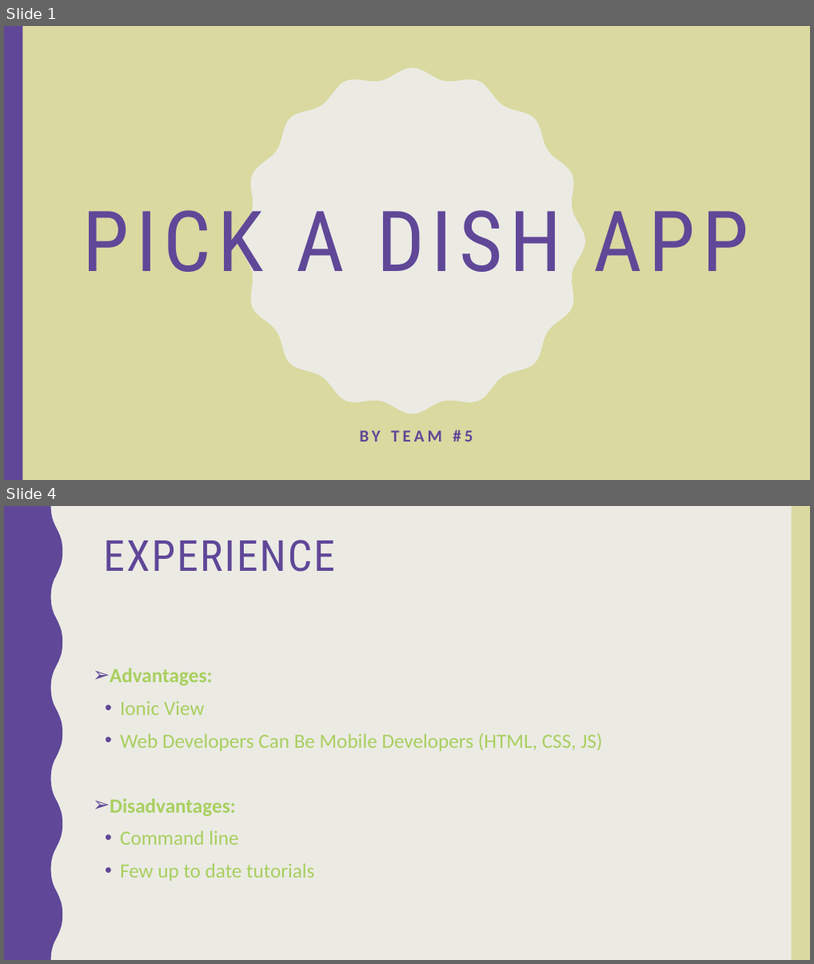
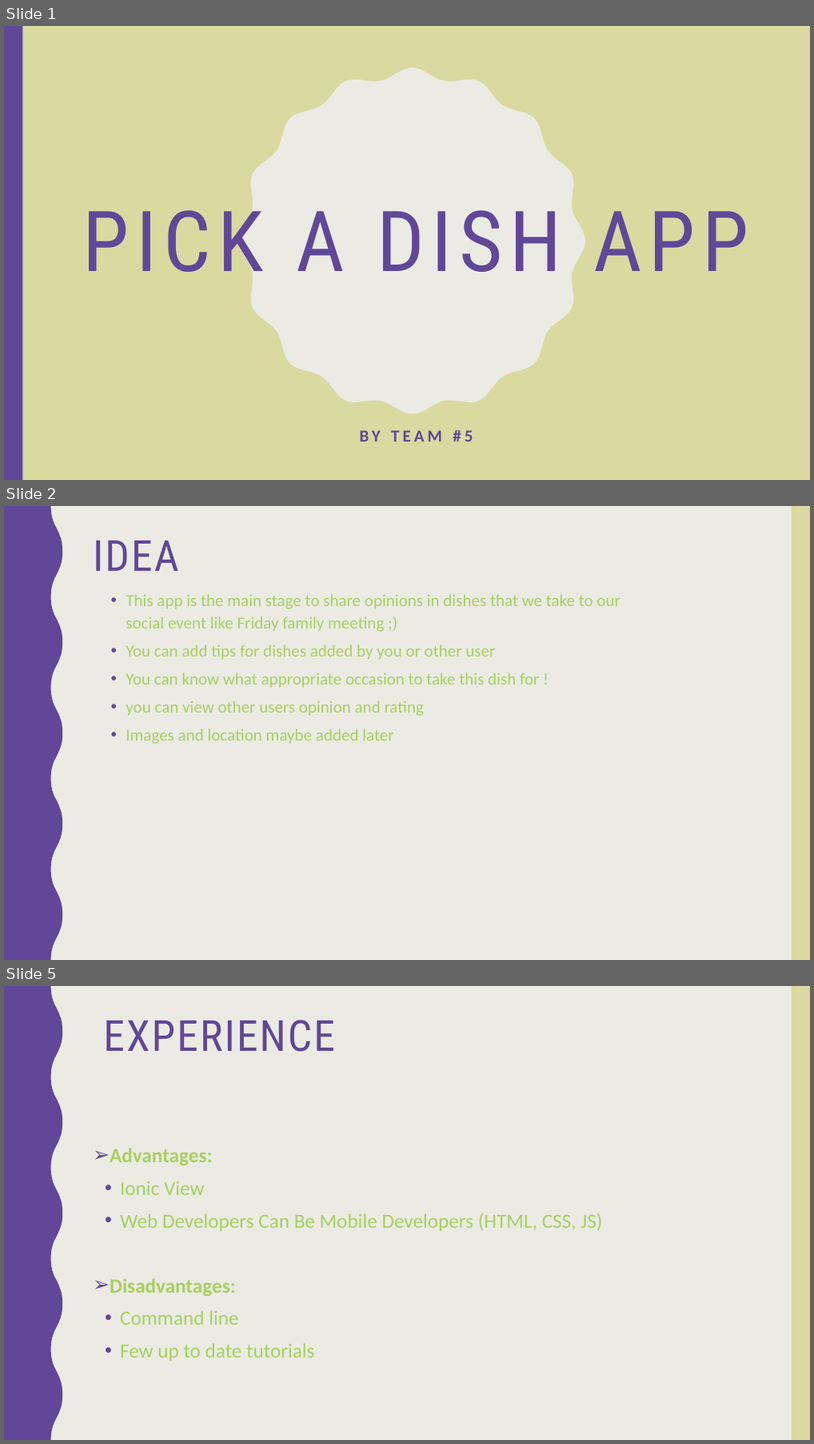
Before and after one commit to norahK/444SWE-Project, a slide deck: Pick a dish app.pptx. Shown one above the other, each under a label of ours: slides 1 and 4 before the commit, slides 1, 2 and 5 after it; the slides between them are not shown. The pictures are 814x964 and 814x1444 pixels, drawn with LibreOffice and Linux fonts; fonts in the diff are those of the drawing. Boxes give left, top, right and bottom in pixels: in the first picture for what was removed or moved away, otherwise in the second. Text is boxed around its words. In the diff, an @@ line names an element or a change of style, - is before the commit and + after.

```diff
--- a/Pick a dish app.pptx
+++ b/Pick a dish app.pptx
@@ slide 2 added at (4,506,810,960), background #EBEBE4; not listed: 2 template elements that a slide beside it also shows @@
@@ title added at (93,540,179,571), 51 pt, text #604798 @@
+IDEA
@@ text added at (126,594,620,744), 20 pt, text #A9CF5F @@
+• This app is the main stage to share opinions in dishes that we take to our social event like Friday family meeting ;)
+• You can add tips for dishes added by you or other user
+• You can know what appropriate occasion to take this dish for !
+• you can view other users opinion and rating
+• Images and location maybe added later
@@ what was slide 4 is now slide 5 @@
```
Also in this commit, not shown: 5 other slides added, 3 slides removed, 3 other files.
